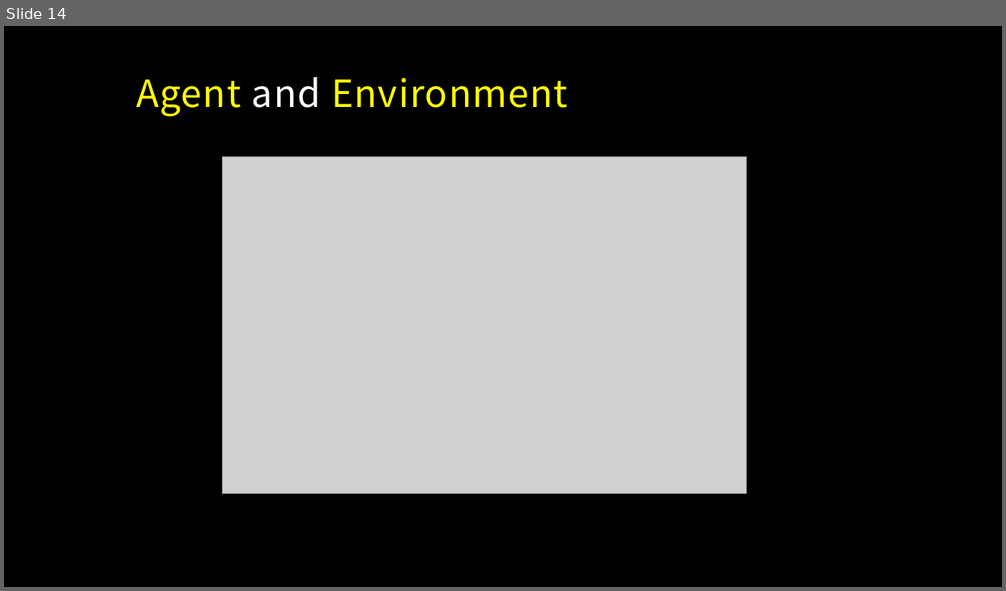
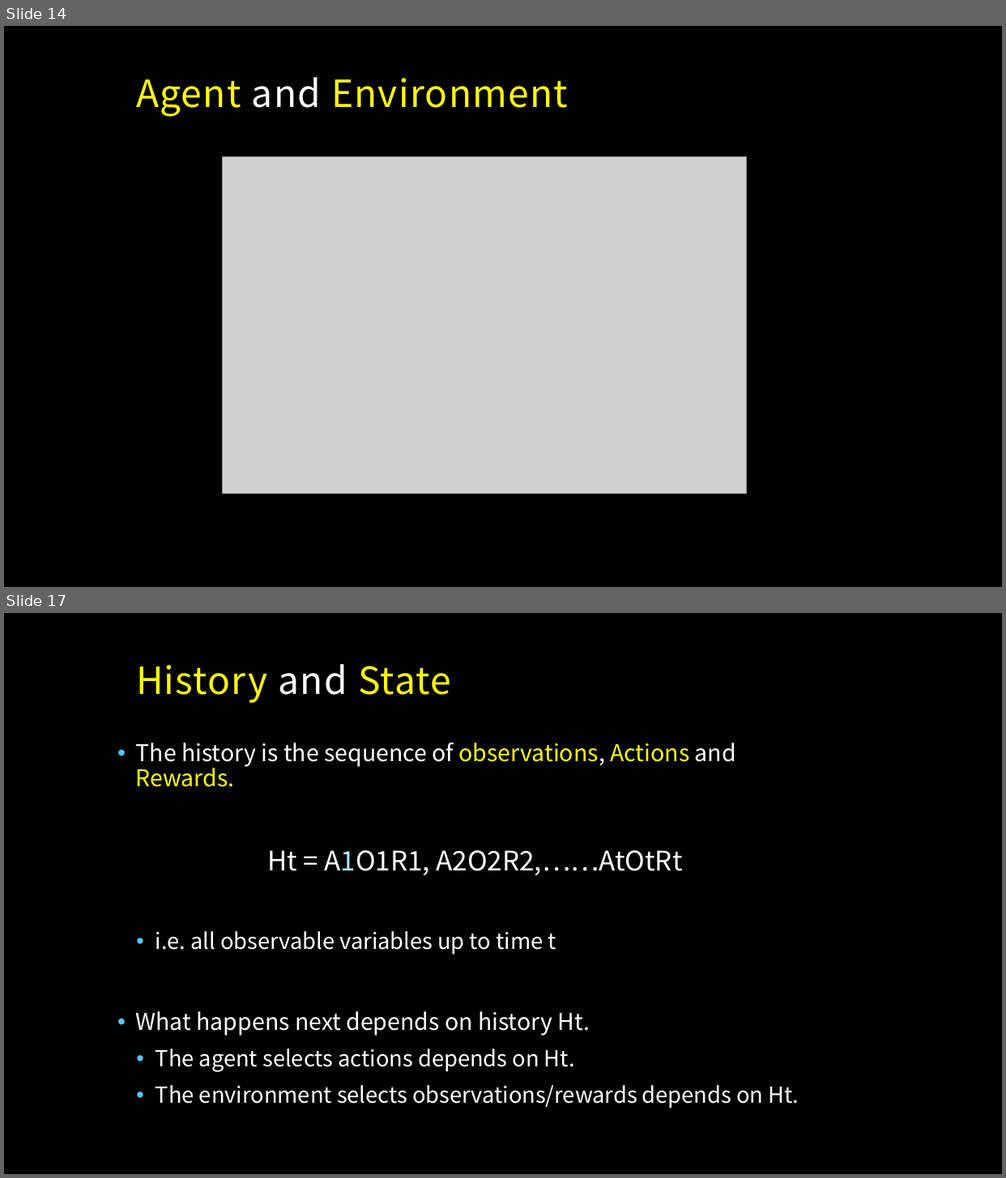
Before and after one commit to MacgyverLin/VintageComputer, a slide deck: Speech/Reinforcement Learning.pptx. Shown one above the other, each under a label of ours: slide 14 before the commit, slides 14 and 17 after it; the slides between them are not shown. The pictures are 1006x591 and 1006x1178 pixels, drawn with LibreOffice and Linux fonts; fonts in the diff are those of the drawing; grey boxes stand for pictures; background and template pictures are left out. Boxes give left, top, right and bottom in pixels: in the first picture for what was removed or moved away, otherwise in the second. Text is boxed around its words. In the diff, an @@ line names an element or a change of style, - is before the commit and + after.

```diff
--- a/Speech/Reinforcement Learning.pptx
+++ b/Speech/Reinforcement Learning.pptx
@@ slide 17 added at bbox=[4, 613, 1002, 1174], background picture (left out) @@
@@ title added at bbox=[136, 664, 451, 703], 36 pt, text #FFFF00 @@
+History and State
@@ text added at bbox=[136, 743, 799, 1109], 21.3 pt, text #FFFFFF @@
+• The history is the sequence of observations, Actions and Rewards.
+  Ht = A1O1R1, A2O2R2,……AtOtRt
+  • i.e. all observable variables up to time t
+• What happens next depends on history Ht.
+  • The agent selects actions depends on Ht.
+  • The environment selects observations/rewards depends on Ht.
```
Also in this commit, not shown: 3 slides changed, 3 other slides added.
